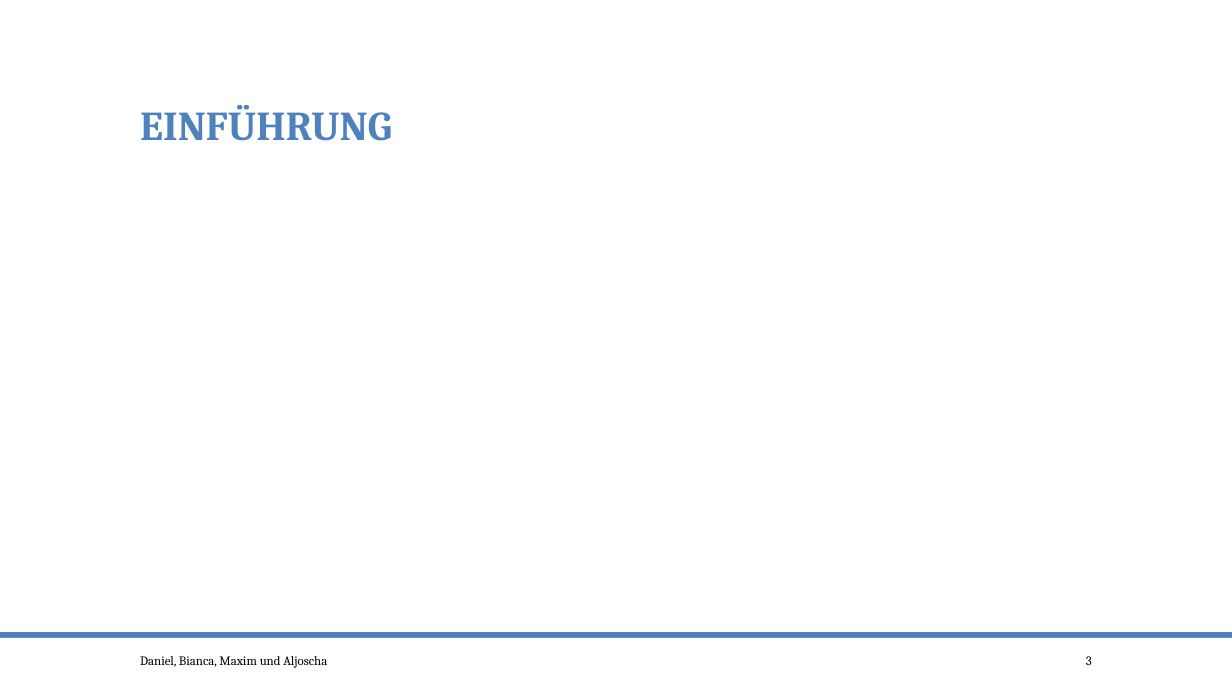
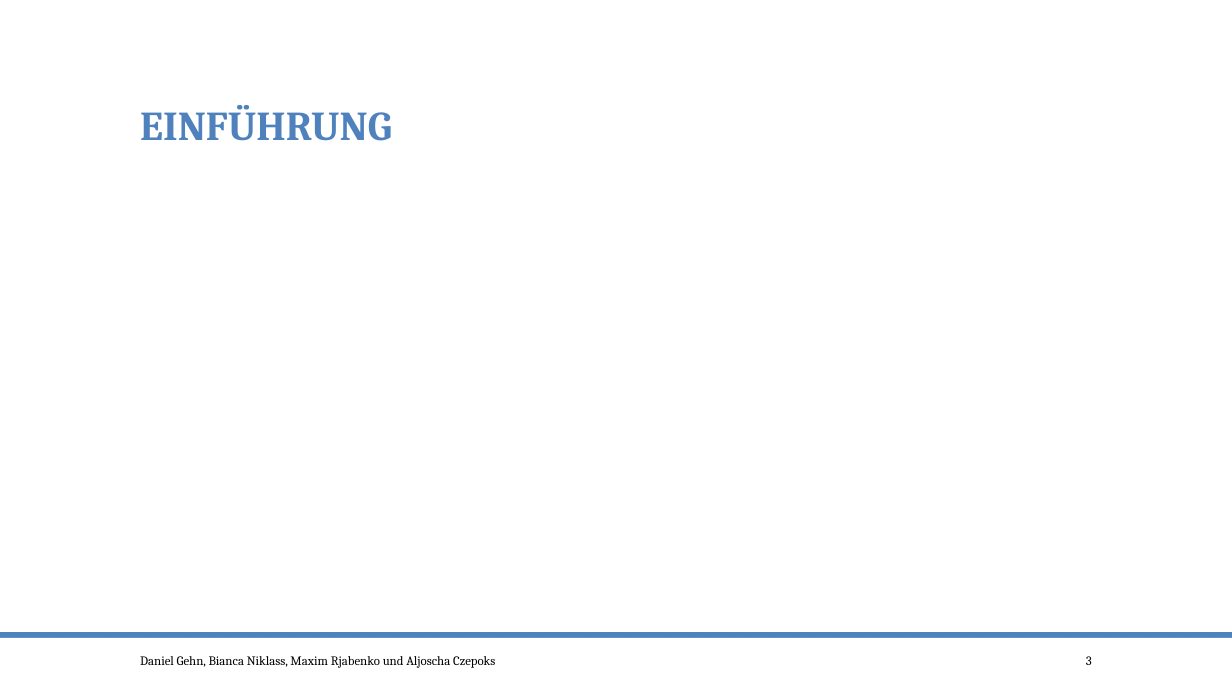
Before and after one commit to po-test-ws-2015/test-cycle, a slide deck: slide 3 of TestenMileStone1.pptx. Drawn at 1232x693 pixels with LibreOffice and Linux fonts; fonts in the diff are those of the drawing. Boxes give left, top, right and bottom in pixels: in the first picture for what was removed or moved away, otherwise in the second. Text is boxed around its words. In the diff, an @@ line names an element or a change of style, - is before the commit and + after.

```diff
--- a/TestenMileStone1.pptx
+++ b/TestenMileStone1.pptx
@@ text at <box>140,656,495,668</box>: text changed @@
-Daniel, Bianca, Maxim und Aljoscha
+Daniel Gehn, Bianca Niklass, Maxim Rjabenko und Aljoscha Czepoks
```
Also in this commit, not shown: 3 other slides changed, 2 slides added.
